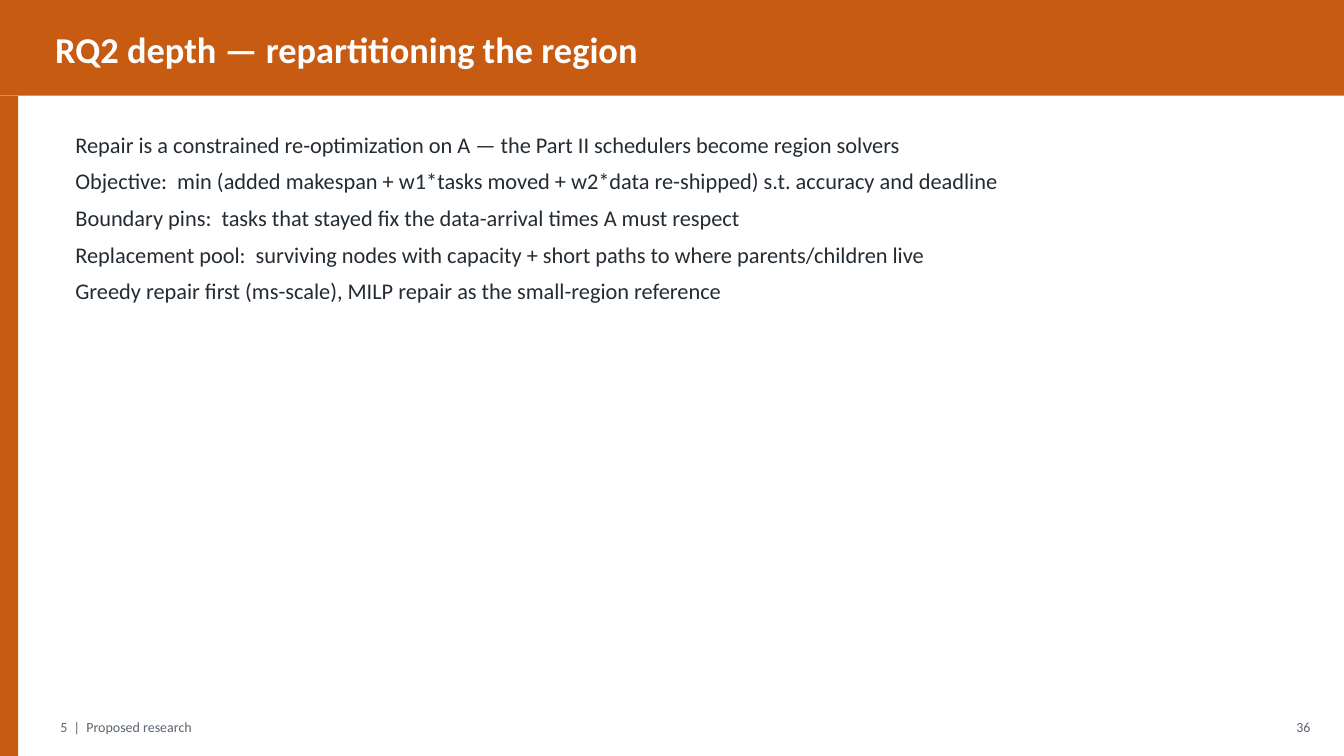
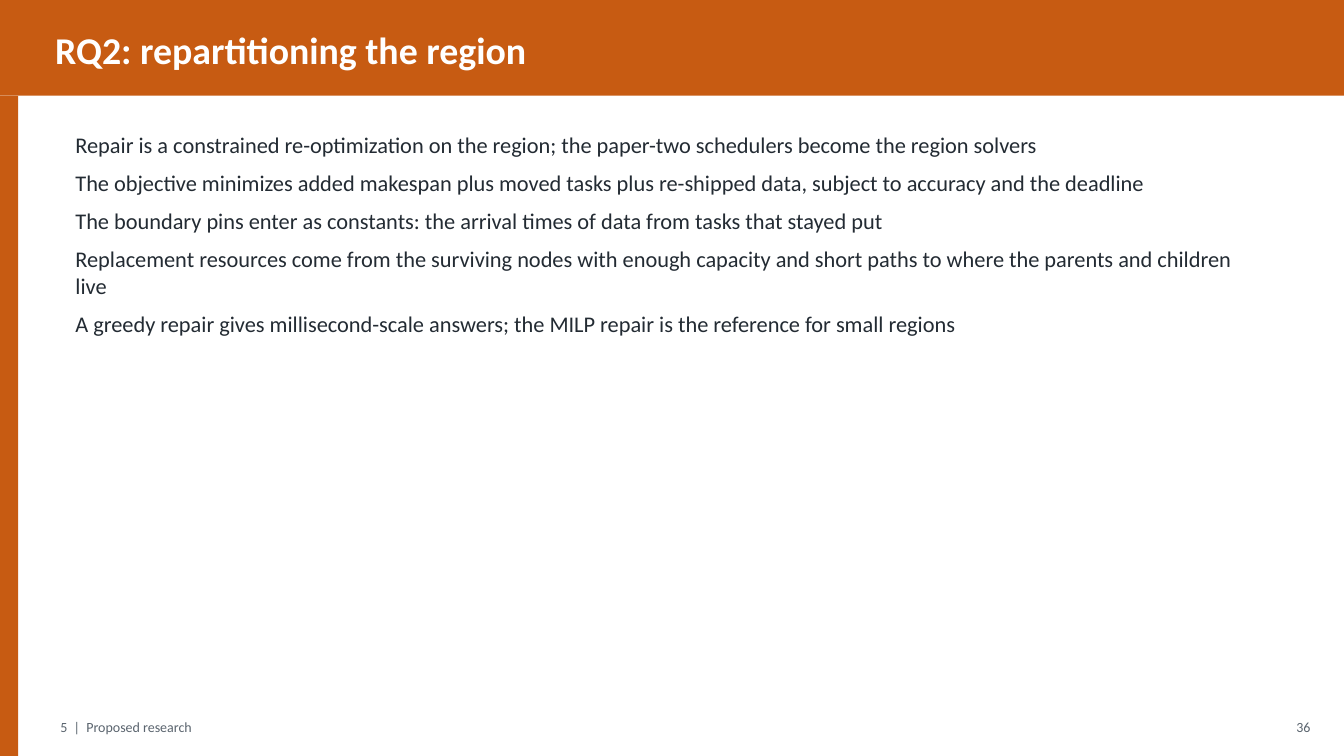
Before and after one commit to gayanigupta/data-aware-scheduling, a slide deck: slide 37 of slides/data-aware-scheduling.pptx. Drawn at 1344x756 pixels with LibreOffice and Linux fonts; fonts in the diff are those of the drawing. Boxes give left, top, right and bottom in pixels: in the first picture for what was removed or moved away, otherwise in the second. Text is boxed around its words. In the diff, an @@ line names an element or a change of style, - is before the commit and + after.

Commit message:
Humanize slide text, enlarge fonts, list both advisors

```diff
--- a/slides/data-aware-scheduling.pptx
+++ b/slides/data-aware-scheduling.pptx
@@ text at <box>55,37,526,71</box>: text changed; size 26 to 27 pt @@
-RQ2 depth — repartitioning the region
+RQ2: repartitioning the region
@@ text at <box>75,137,1231,336</box>: text changed @@
-Repair is a constrained re-optimization on A — the Part II schedulers become region solvers
-Objective: min (added makespan + w1*tasks moved + w2*data re-shipped) s.t. accuracy and deadline
-Boundary pins: tasks that stayed fix the data-arrival times A must respect
-Replacement pool: surviving nodes with capacity + short paths to where parents/children live
-Greedy repair first (ms-scale), MILP repair as the small-region reference
+Repair is a constrained re-optimization on the region; the paper-two schedulers become the region solvers
+The objective minimizes added makespan plus moved tasks plus re-shipped data, subject to accuracy and the deadline
+The boundary pins enter as constants: the arrival times of data from tasks that stayed put
+Replacement resources come from the surviving nodes with enough capacity and short paths to where the parents and children live
+A greedy repair gives millisecond-scale answers; the MILP repair is the reference for small regions
```
Also in this commit, not shown: 44 other slides changed, 1 other file.
